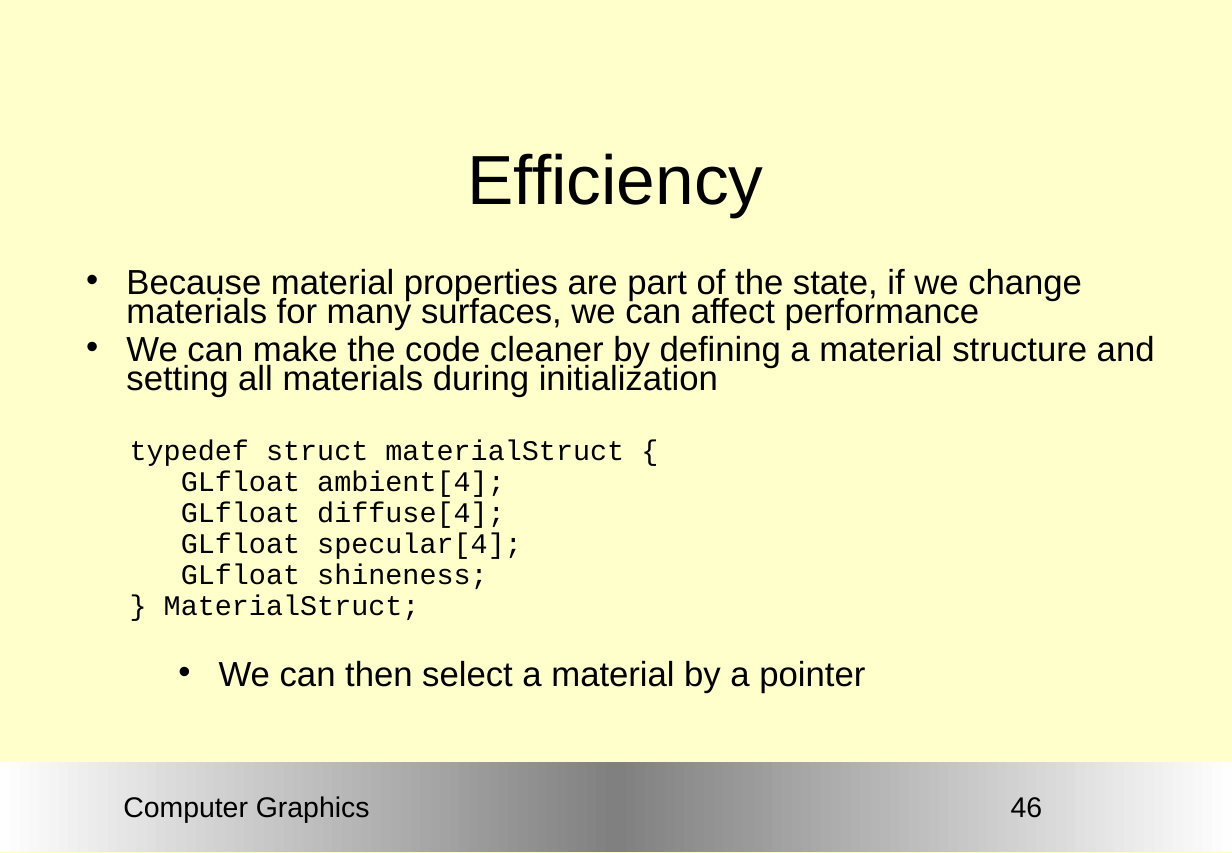
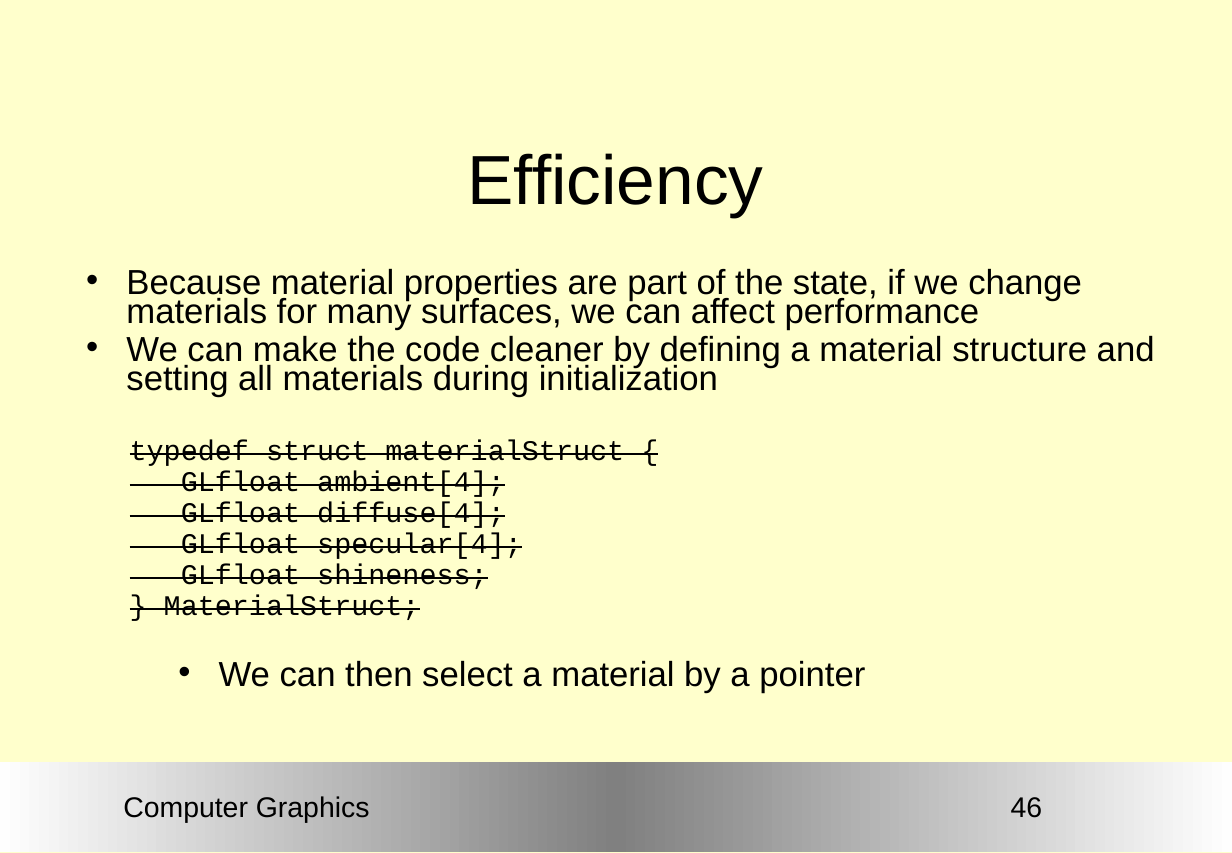
Before and after one commit to Nico420/cours-newcastle, a slide deck: slide 46 of Graphics/ComputerGraphics13.ppt. Drawn at 1232x853 pixels with LibreOffice and Linux fonts; fonts in the diff are those of the drawing; background and template pictures are left out. Boxes give left, top, right and bottom in pixels: in the first picture for what was removed or moved away, otherwise in the second. Text is boxed around its words. In the diff, an @@ line names an element or a change of style, - is before the commit and + after.

```diff
--- a/Graphics/ComputerGraphics13.ppt
+++ b/Graphics/ComputerGraphics13.ppt
@@ text at box(130, 440, 624, 620): strikethrough on in "typedef struct materialStruct {", "GLfloat ambient[4];", "GLfloat diffuse[4];", "GLfloat specular[4];" and 2 more places @@
```
Also in this commit, not shown: 30 other slides changed, 29 other files.
